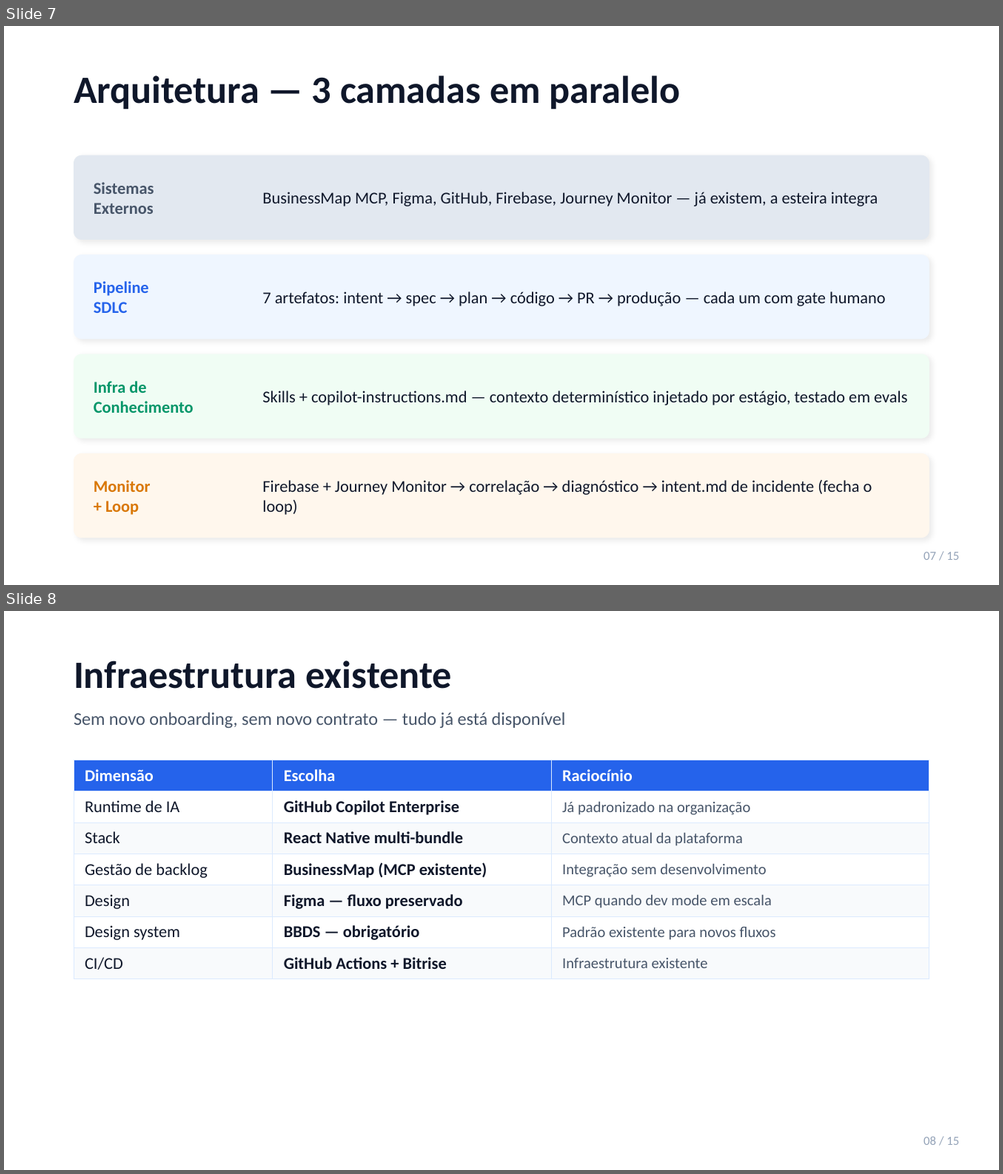
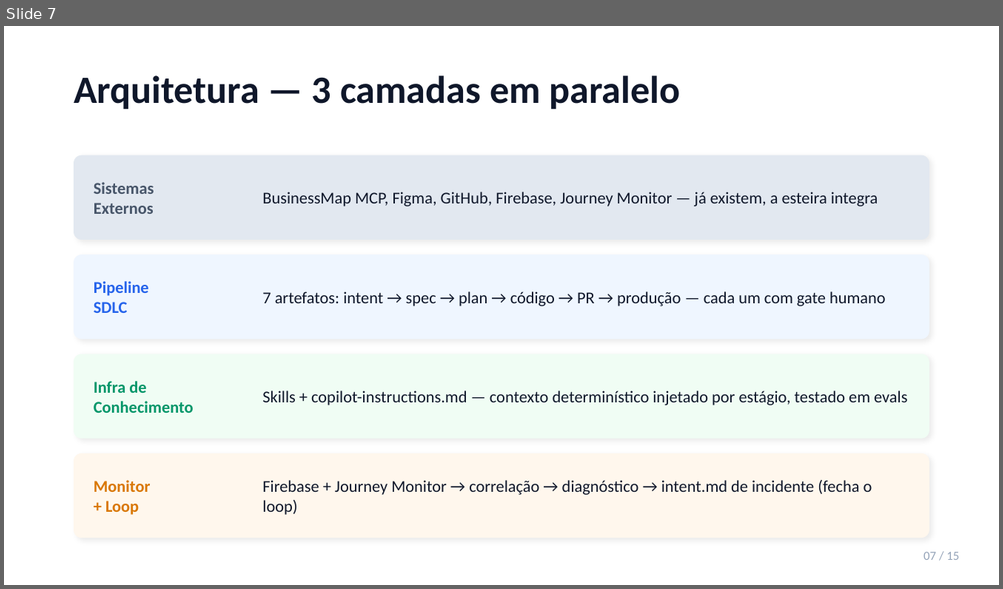
Before and after one commit to jpsslink/sdlc-agentico, a slide deck: esteira-agentica-pitch.pptx. Shown one above the other, each under a label of ours: slides 7 and 8 before the commit, slide 7 after it. The pictures are 1003x1174 and 1003x589 pixels, drawn with LibreOffice and Linux fonts; fonts in the diff are those of the drawing. Boxes give left, top, right and bottom in pixels: in the first picture for what was removed or moved away, otherwise in the second. Text is boxed around its words. In the diff, an @@ line names an element or a change of style, - is before the commit and + after.

```diff
--- a/esteira-agentica-pitch.pptx
+++ b/esteira-agentica-pitch.pptx
@@ slide 8 removed at box(4, 611, 999, 1170), background #FFFFFF @@
@@ text removed at box(74, 661, 452, 689) @@
-Infraestrutura existente
@@ text removed at box(74, 712, 566, 728) @@
-Sem novo onboarding, sem novo contrato — tudo já está disponível
@@ table removed at box(74, 760, 929, 973), 7 rows, 3 columns @@
-Dimensão | Escolha | Raciocínio
-Runtime de IA | GitHub Copilot Enterprise | Já padronizado na organização
-Stack | React Native multi-bundle | Contexto atual da plataforma
-Gestão de backlog | BusinessMap (MCP existente) | Integração sem desenvolvimento
-Design | Figma — fluxo preservado | MCP quando dev mode em escala
-Design system | BBDS — obrigatório | Padrão existente para novos fluxos
-CI/CD | GitHub Actions + Bitrise | Infraestrutura existente
@@ text removed at box(923, 1136, 959, 1145) @@
-08 / 15
```
Also in this commit, not shown: 7 slides changed.
